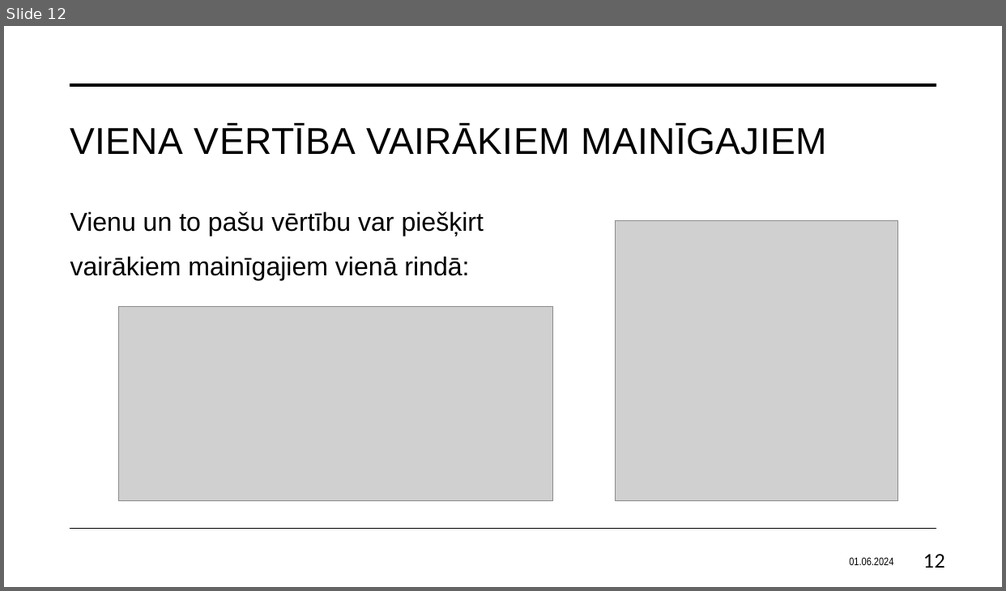
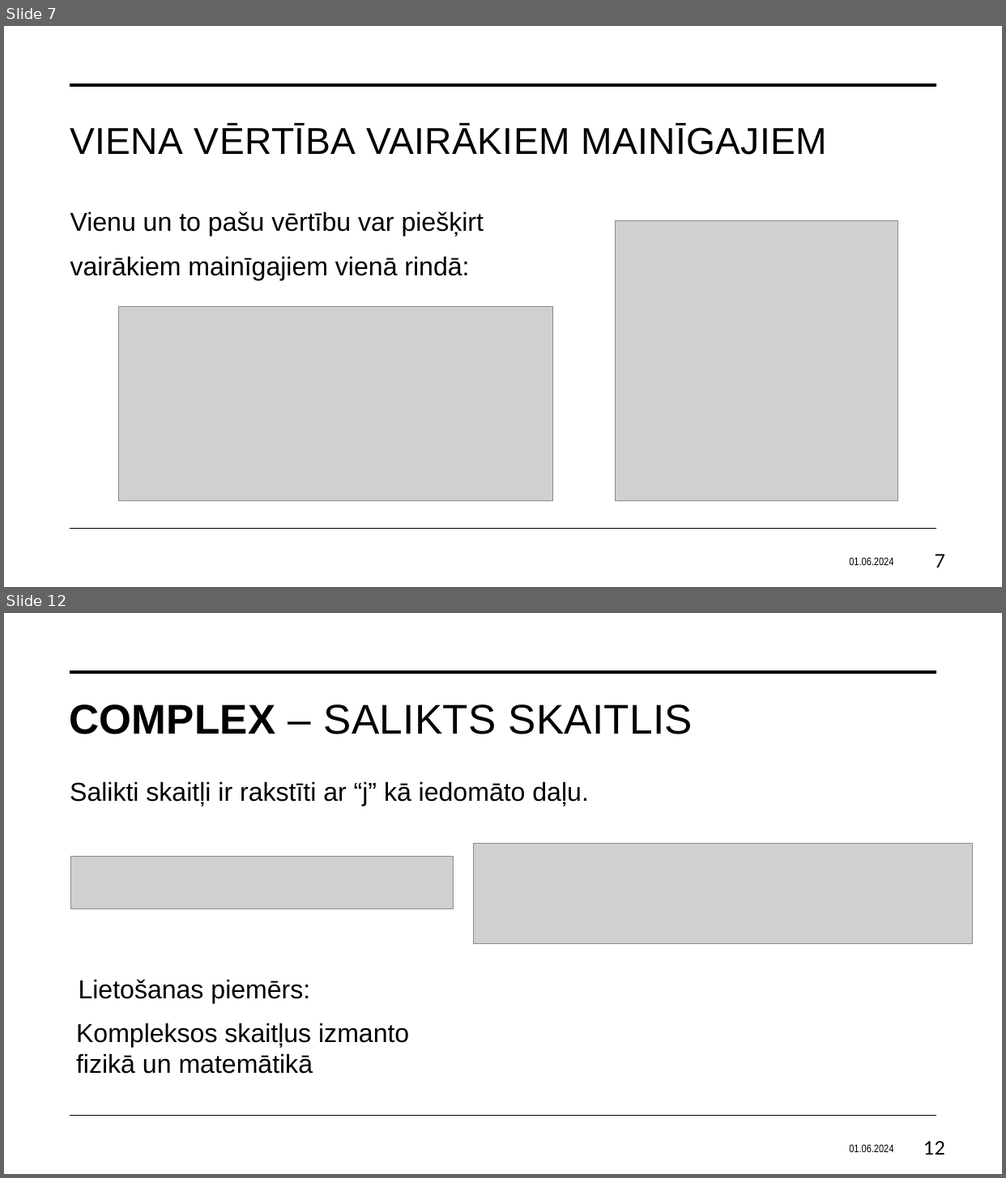
Before and after one commit to Gerda155/Fedotova_Eksamens, a slide deck: Fedotova_macibuMaterials.pptx. Shown one above the other, each under a label of ours: slide 12 before the commit, slides 7 and 12 after it; the slides between them are not shown. The pictures are 1006x591 and 1006x1178 pixels, drawn with LibreOffice and Linux fonts; fonts in the diff are those of the drawing; grey boxes stand for pictures. Boxes give left, top, right and bottom in pixels: in the first picture for what was removed or moved away, otherwise in the second. Text is boxed around its words. In the diff, an @@ line names an element or a change of style, - is before the commit and + after.

```diff
--- a/Fedotova_macibuMaterials.pptx
+++ b/Fedotova_macibuMaterials.pptx
@@ slide 12 added at (4, 613, 1002, 1174), background #FFFFFF; not listed: 2 template elements that a slide beside it also shows @@
@@ title added at (69, 705, 692, 735), 40 pt, text #000000 @@
+COMPLEX – SALIKTS SKAITLIS
@@ text added at (70, 781, 588, 807), 25 pt, text #000000 @@
+Salikti skaitļi ir rakstīti ar “j” kā iedomāto daļu.
@@ picture added at (473, 844, 973, 944) @@
@@ picture added at (70, 856, 453, 909) @@
@@ text added at (79, 979, 310, 1004), 25 pt, text #000000 @@
+Lietošanas piemērs:
@@ text added at (76, 1023, 409, 1074), 25 pt, text #000000 @@
+Kompleksos skaitļus izmanto fizikā un matemātikā
@@ text added at (849, 1144, 893, 1152), 10.5 pt, text #000000 @@
+01.06.2024
@@ page number added at (923, 1141, 945, 1155), 18 pt, text #000000 @@
+12
@@ what was slide 12 is now slide 7 @@
@@ page number at (935, 554, 945, 568): text changed @@
-12
+7
```
Also in this commit, not shown: 7 slides changed, 16 other slides added, 2 slides removed.
